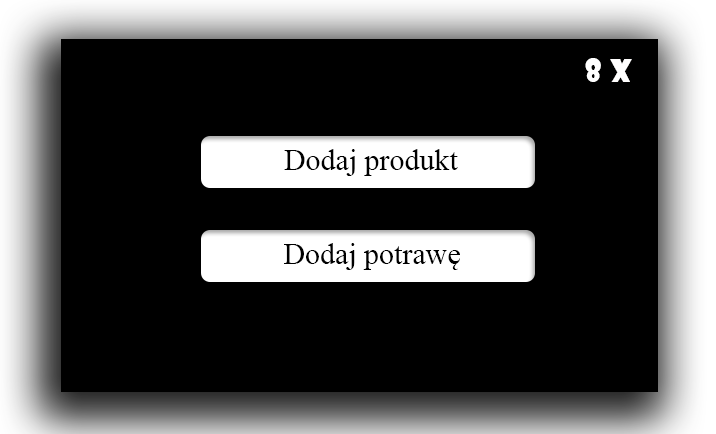
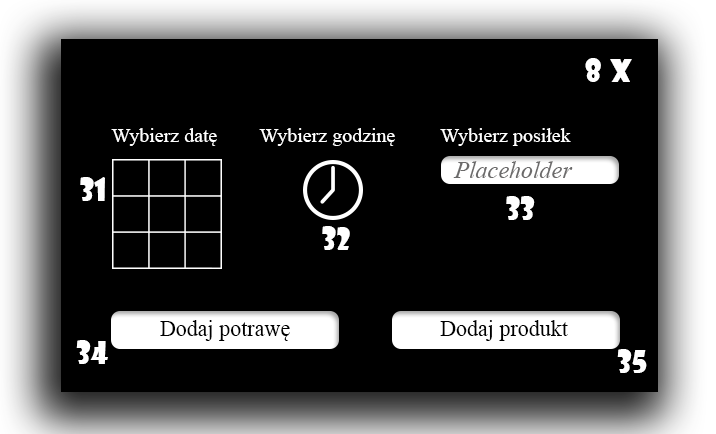
The second 716px x 434px image is a revision of the first. Changes to its layers:
added layer "35" above "34" over (617, 349, 647, 373)
added layer "34" above "33" over (76, 340, 108, 364)
added layer "33" above "32" over (506, 196, 535, 220)
added layer "32" above "31" over (322, 226, 350, 250)
added layer "31" above "8" over (80, 177, 105, 201)
painted on "Dodaj potr" over (160, 243, 460, 341)
added layer "Placeholder" above "Godzina" over (453, 161, 573, 178)
added layer "Godzina" above "Data" over (259, 128, 395, 146)
added layer "Data" above "Wybierz posiłek" over (111, 128, 217, 146)
added layer "Wybierz posiłek" above "DodajPro" over (440, 128, 571, 146)
added layer "DodajPro" (1st of 2) above "Dodaj produkt" over (440, 155, 619, 185)
painted on "Dodaj produkt" over (284, 149, 568, 341)
added layer "kalendar" above "clock" over (112, 159, 222, 269)
added layer "clock" above "DodajPot" over (303, 160, 363, 220)
painted on "DodajPot" over (111, 229, 536, 349)
painted on "DodajPro" (2nd of 2) over (200, 135, 621, 350)
